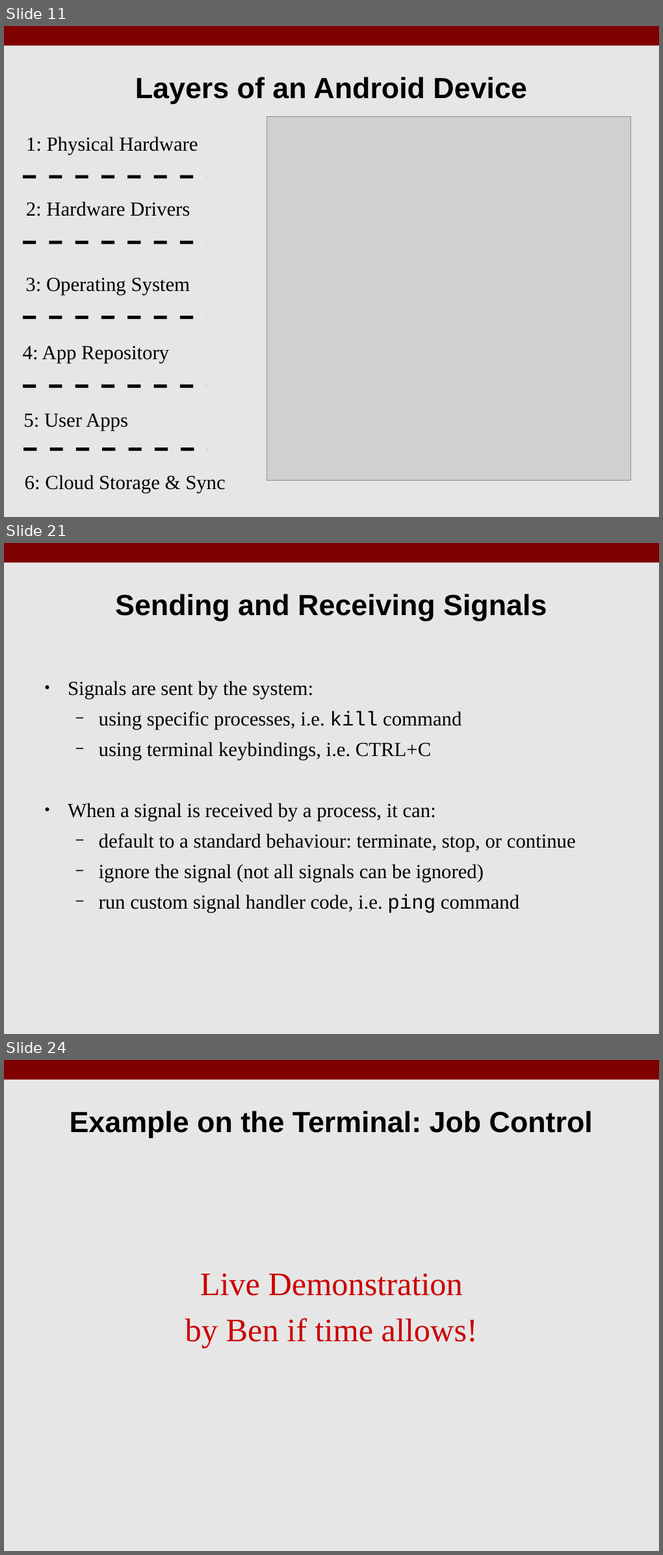
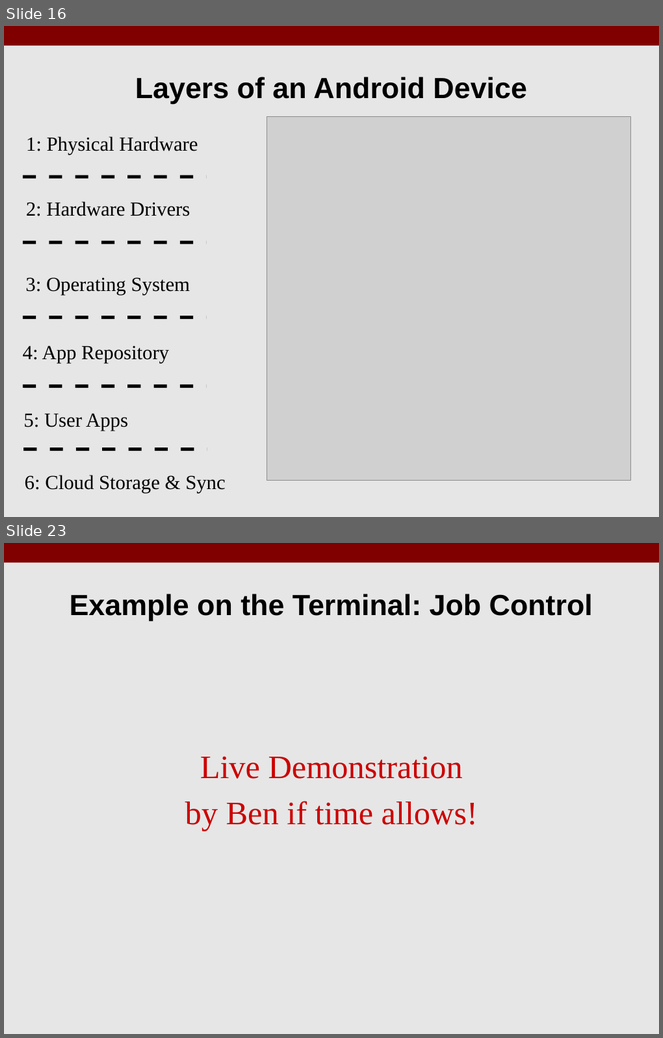
Before and after one commit to benroose/presentations, a slide deck: android_talk/KLF17_Android_Open_Source.odp. Shown one above the other, each under a label of ours: slides 11, 21 and 24 before the commit, slides 16 and 23 after it; the slides between them are not shown. The pictures are 663x1555 and 663x1038 pixels, drawn with LibreOffice and Linux fonts; fonts in the diff are those of the drawing; grey boxes stand for pictures. Boxes give left, top, right and bottom in pixels: in the first picture for what was removed or moved away, otherwise in the second. Text is boxed around its words. In the diff, an @@ line names an element or a change of style, - is before the commit and + after.

```diff
--- a/android_talk/KLF17_Android_Open_Source.odp
+++ b/android_talk/KLF17_Android_Open_Source.odp
@@ slide 21 removed at [4,543,659,1034], background #E6E6E6; not listed: 1 template element that a slide beside it also shows @@
@@ title removed at [115,594,547,621] @@
-Sending and Receiving Signals
@@ text removed at [68,681,576,913] @@
-● Signals are sent by the system:
-  − using specific processes, i.e. kill command
-  − using terminal keybindings, i.e. CTRL+C
-● When a signal is received by a process, it can:
-  − default to a standard behaviour: terminate, stop, or continue
-  − ignore the signal (not all signals can be ignored)
-  − run custom signal handler code, i.e. ping command
@@ what was slide 11 is now slide 16 @@
@@ what was slide 24 is now slide 23 @@
```
Also in this commit, not shown: 6 slides changed, 8 slides added, 9 other slides removed, 18 other files.
